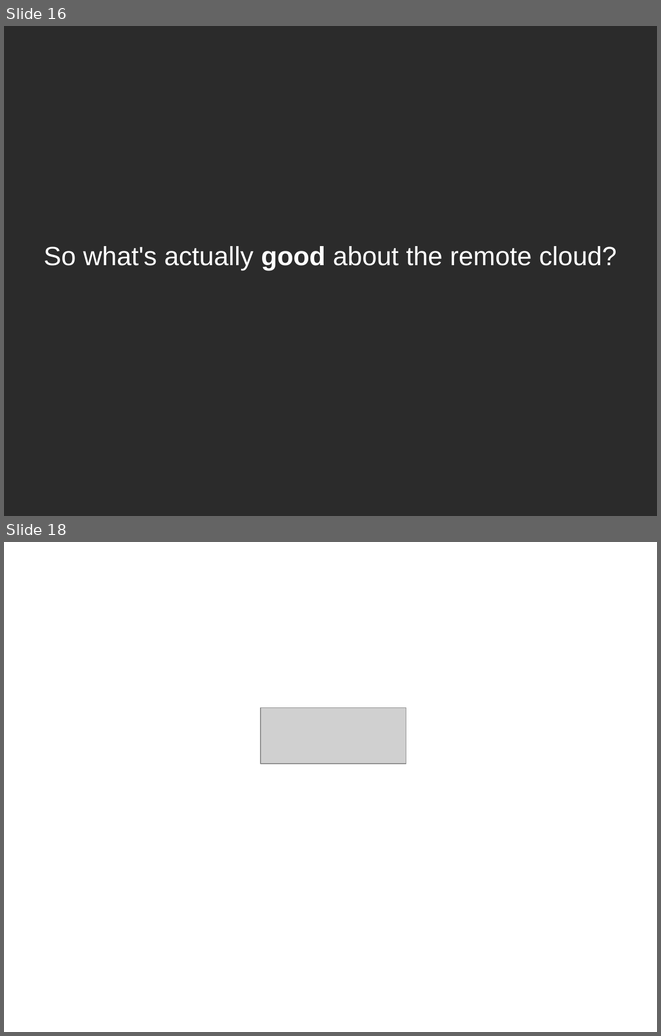
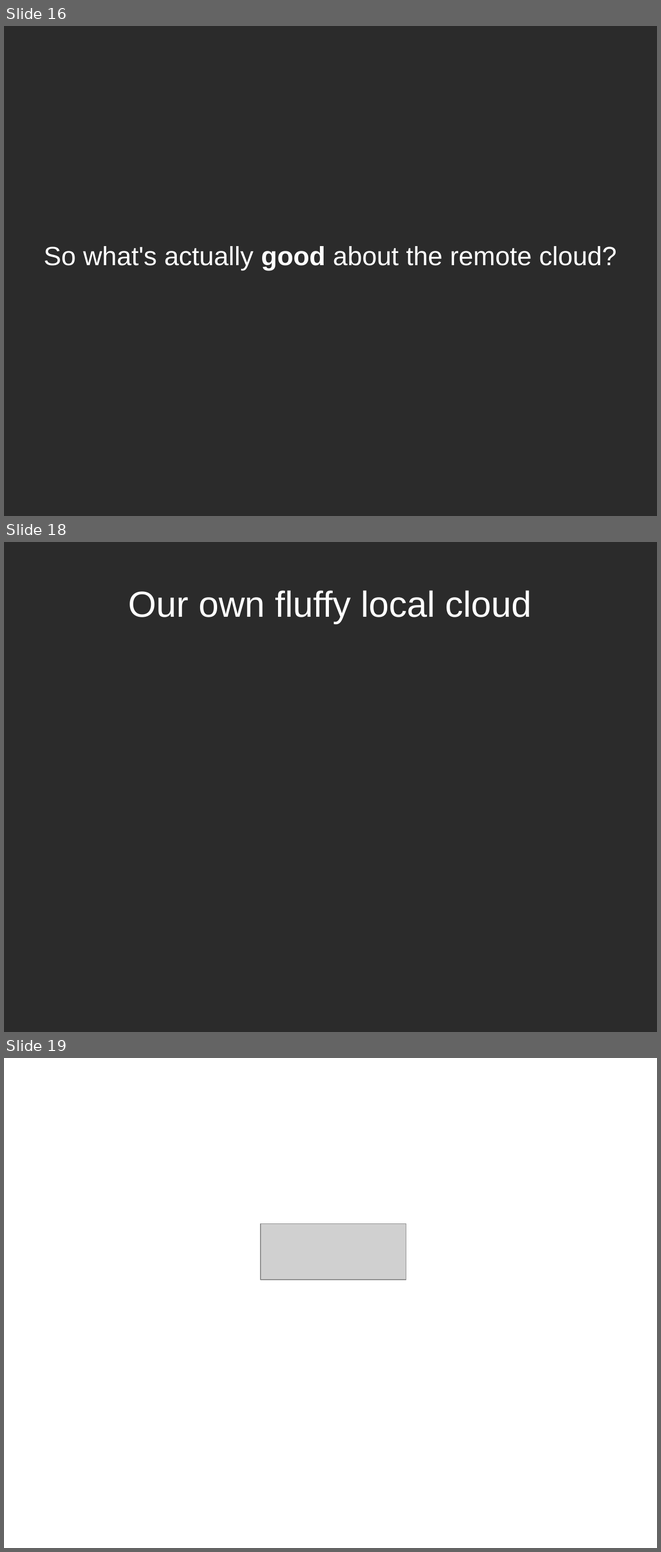
Before and after one commit to ruebot/SuperConference-2011---Cloud-computing, a slide deck: sc-2011-local-clouds.odp. Shown one above the other, each under a label of ours: slides 16 and 18 before the commit, slides 16, 18 and 19 after it; the slides between them are not shown. The pictures are 661x1036 and 661x1552 pixels, drawn with LibreOffice and Linux fonts; fonts in the diff are those of the drawing; grey boxes stand for pictures; background and template pictures are left out; a plain dark background stands for a picture behind light text. Boxes give left, top, right and bottom in pixels: in the first picture for what was removed or moved away, otherwise in the second. Text is boxed around its words. In the diff, an @@ line names an element or a change of style, - is before the commit and + after.

Commit message:
Our own fluffy local cloud.

```diff
--- a/sc-2011-local-clouds.odp
+++ b/sc-2011-local-clouds.odp
@@ slide 18 added at bbox=[4, 542, 657, 1032], background picture (left out) @@
@@ title added at bbox=[129, 590, 532, 623], 44 pt, text #FFFFFF @@
+Our own fluffy local cloud
@@ what was slide 18 is now slide 19 @@
```
Also in this commit, not shown: 2 slides changed.
